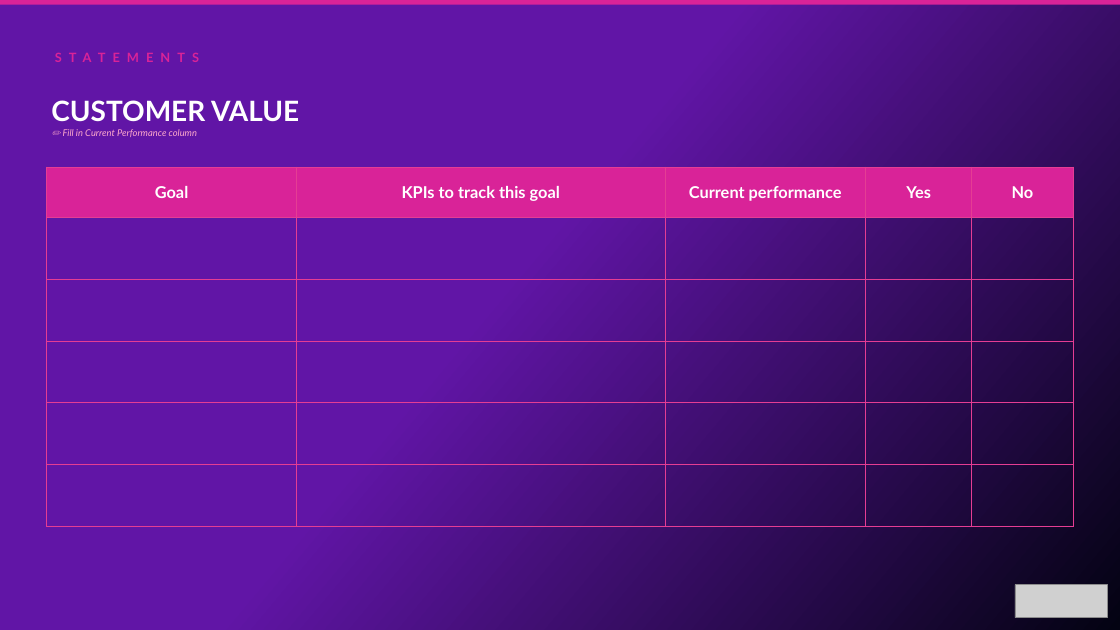
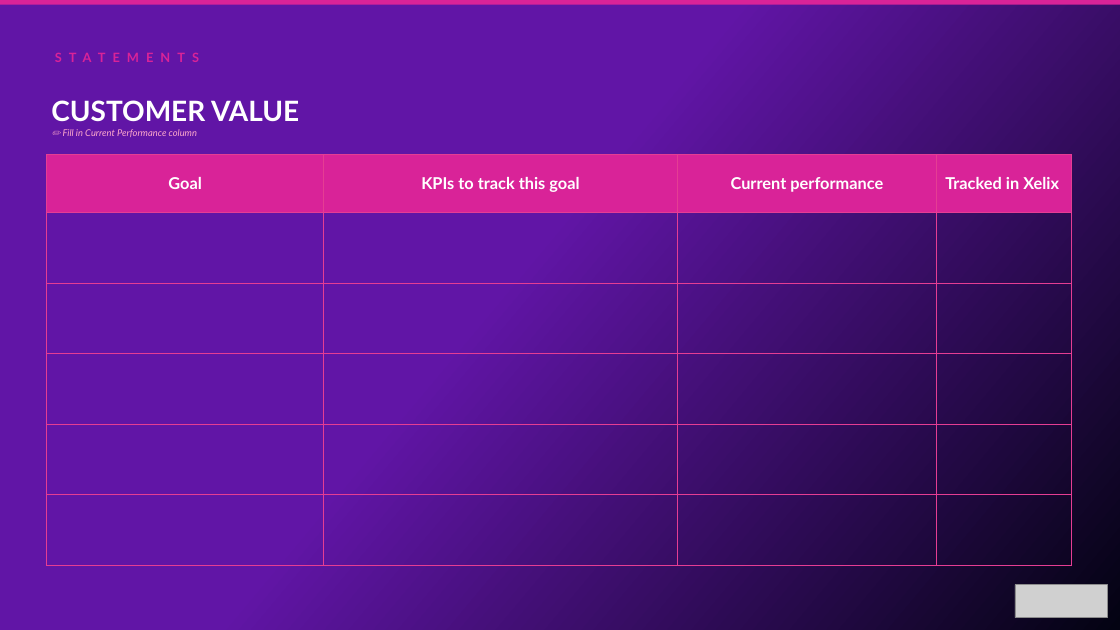
Before and after one commit to oresanniowo-beep/EBR-Gen-v2, a slide deck: slide 21 of EBR_Template.pptx. Drawn at 1120x630 pixels with LibreOffice and Linux fonts; fonts in the diff are those of the drawing; grey boxes stand for pictures; background and template pictures are left out. Boxes give left, top, right and bottom in pixels: in the first picture for what was removed or moved away, otherwise in the second. Text is boxed around its words. In the diff, an @@ line names an element or a change of style, - is before the commit and + after.

```diff
--- a/EBR_Template.pptx
+++ b/EBR_Template.pptx
@@ table at (x1=47, y1=155, x2=1072, y2=565) @@
-column 4: Yes |  |  |  |  | 
-column 5: No |  |  |  |  | 
+column 4: Tracked in Xelix |  |  |  |  | 
@@ table resized from (x1=47, y1=167, x2=1075, y2=526) to (x1=47, y1=155, x2=1072, y2=565) @@
```
Also in this commit, not shown: 5 slides added.
